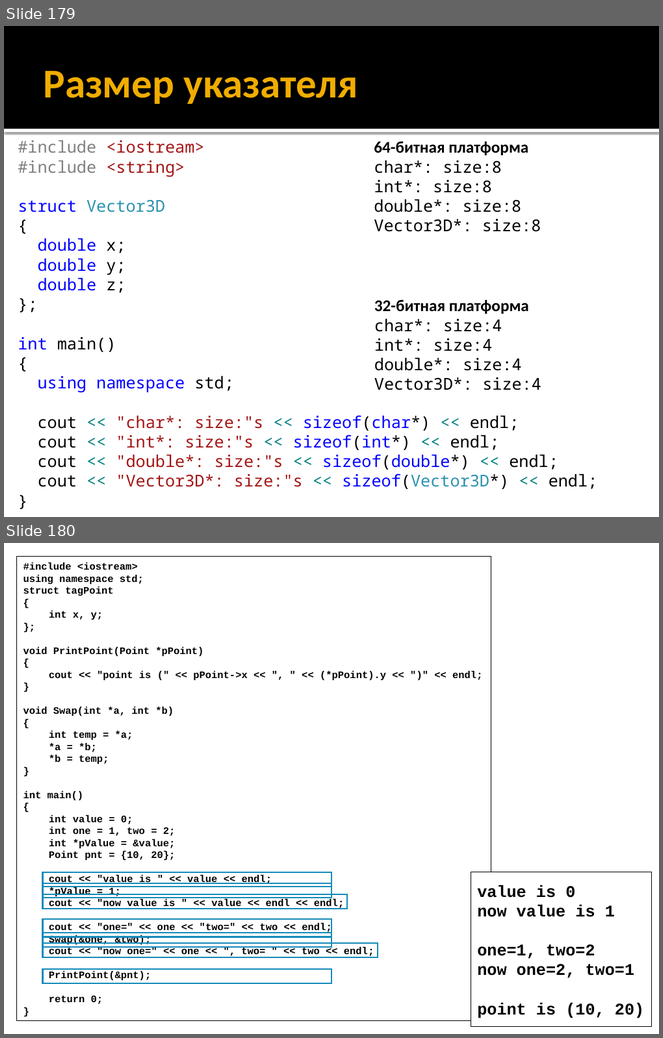
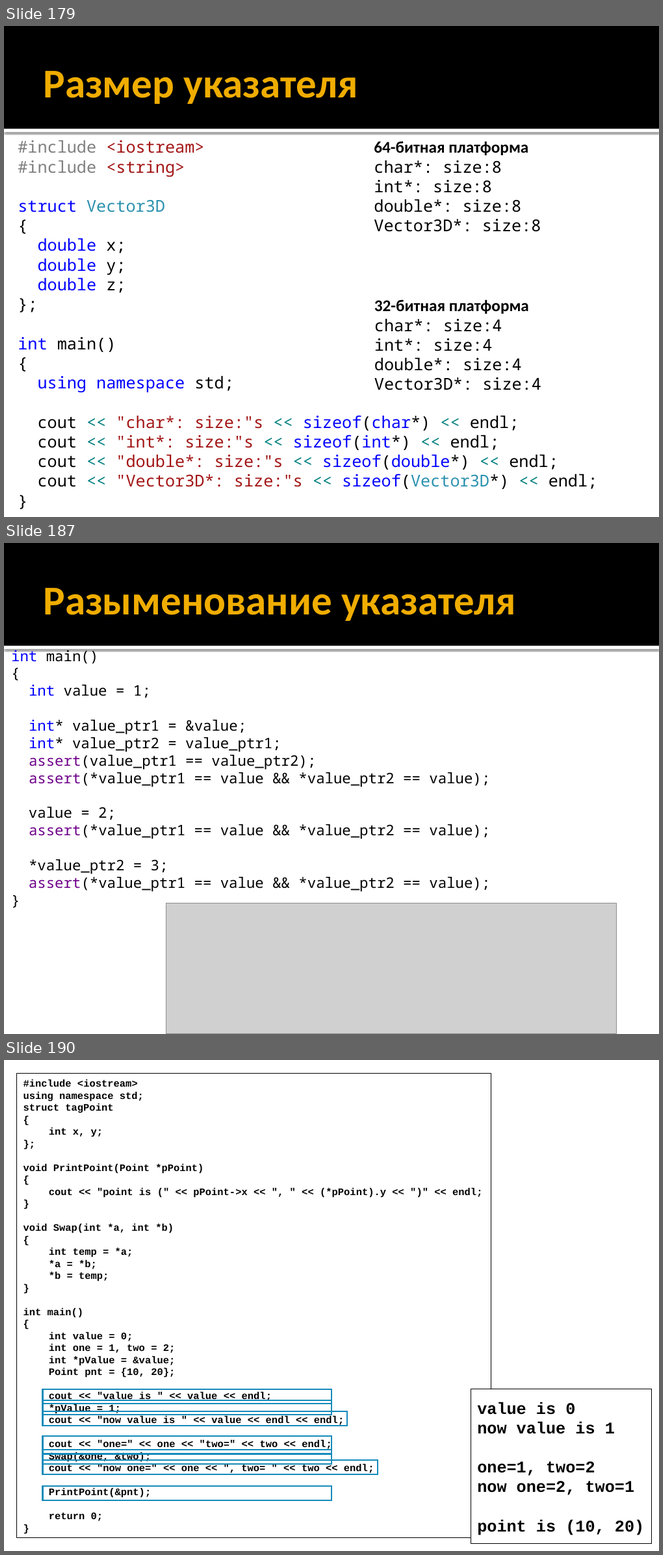
Before and after one commit to alexey-malov/oop, a slide deck: lectures/01/Синтаксис C++.pptx. Shown one above the other, each under a label of ours: slides 179 and 180 before the commit, slides 179, 187 and 190 after it; the slides between them are not shown. The pictures are 663x1038 and 663x1555 pixels, drawn with LibreOffice and Linux fonts; fonts in the diff are those of the drawing; grey boxes stand for pictures. Boxes give left, top, right and bottom in pixels: in the first picture for what was removed or moved away, otherwise in the second. Text is boxed around its words. In the diff, an @@ line names an element or a change of style, - is before the commit and + after.

```diff
--- a/lectures/01/Синтаксис C++.pptx
+++ b/lectures/01/Синтаксис C++.pptx
@@ slide 187 added at [4,543,659,1034], background #FFFFFF; not listed: 2 template elements that a slide beside it also shows @@
@@ title added at [43,588,516,621], 45 pt, text #F0AD00, bold @@
+Разыменование указателя
@@ text added at [11,649,490,891], 16 pt, text #000000 @@
+int main()
+{
+int value = 1;
+int* value_ptr1 = &value;
+int* value_ptr2 = value_ptr1;
+assert(value_ptr1 == value_ptr2);
+assert(*value_ptr1 == value && *value_ptr2 == value);
+value = 2;
+assert(*value_ptr1 == value && *value_ptr2 == value);
+*value_ptr2 = 3;
+assert(*value_ptr1 == value && *value_ptr2 == value);
+}
@@ picture added at [166,903,616,1034] @@
@@ what was slide 180 is now slide 190 @@
```
Also in this commit, not shown: 1 slide changed, 9 other slides added.
